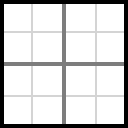
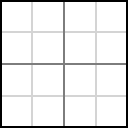
Revision of a layered (128, 128) image; what changed, layer by layer:
painted on "Color Fill 1" over [2, 2, 126, 126]
painted on "Color Fill 1 copy" over [2, 2, 126, 126]
painted on "Color Fill 2" over [2, 2, 126, 126]
